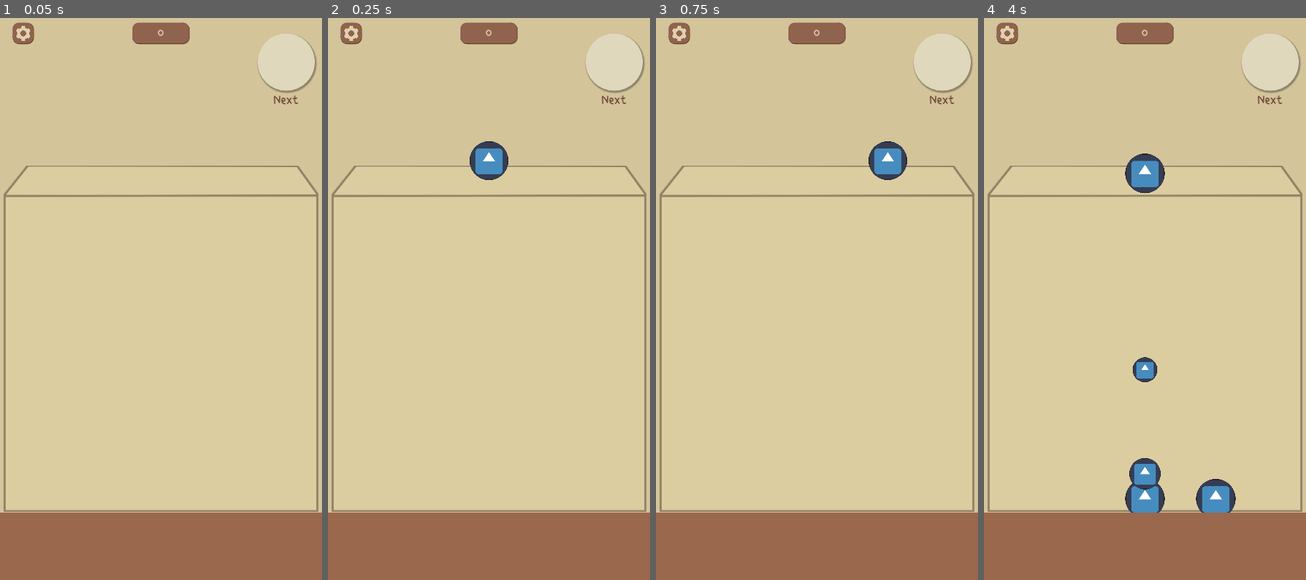
Above: before the commit, frames 1-4 (left to right).
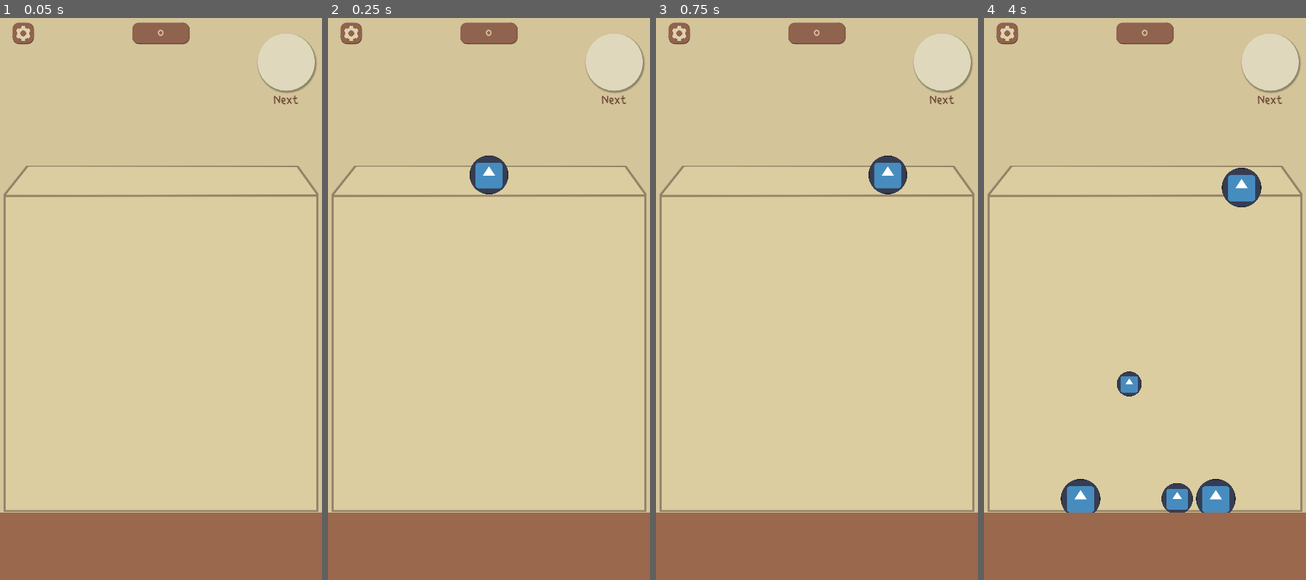
Above: after the commit, the same moments.

Repository: jaajCorp/siuuuka-game
Game: Godot game, scene res://scenes/Game/GameUI.tscn
Two runs of this game, one before a commit and one after it. Both use one fixed random seed, a clock stepped at 60 frames per second and the inputs below. This scene is started directly instead of the project's main scene. The engine's default icon, where the game draws it, is replaced by a stand-in: a white triangle on a blue panel in a dark square.
Inputs (mouse positions are in pixels of both pictures, inside the frame that each line leads up to):
- Up to frame 1 (0.05 s): no input
- Up to frame 2 (0.25 s): no input
- Up to frame 3 (0.75 s): move the mouse to (887, 265) at 0.52 s; click (887, 265) at 0.67 s
- Up to frame 4 (4 s): move the mouse to (1080, 321) at 1.27 s; click (1080, 321) at 1.42 s; move the mouse to (1177, 169) at 2.02 s; click (1177, 169) at 2.17 s; move the mouse to (1128, 405) at 2.77 s; click (1128, 405) at 2.92 s; move the mouse to (1241, 377) at 3.52 s; click (1241, 377) at 3.67 s

Frame 1 is identical in both runs. In frame 2, 0.8% of the frame differs, in the area x 44-56%, y 21-32%; in frame 3, 0.8%; in frame 4, 3.8%, in the area x 23-87%, y 24-89%.
Error in both runs: Invalid call. Nonexistent function 'get_level_texture' in base 'Nil'. (res://scenes/Ball/ball.gd:131)

Commit message:
feat: Added game over logic

Diff:
--- a/scenes/Ball/ball.gd
+++ b/scenes/Ball/ball.gd
@@ -45,6 +45,7 @@
 const PACKED_SCENE = preload("res://scenes/Ball/Ball.tscn")
 
 var is_merged: bool = false
+var is_outside: bool = false
 
 # Called when the node enters the scene tree for the first time.
 func _ready() -> void:
@@ -55,7 +56,6 @@
 	contact_monitor = true
 	max_contacts_reported = 8
 	body_shape_entered.connect(_on_body_shape_entered)
-	freeze_mode = FreezeMode.FREEZE_MODE_STATIC
 
 	ambient_audio_timer.wait_time = frequency_secs
 	ambient_audio_timer.connect("timeout", _on_ambient_timer_timeout)
--- a/scenes/Game/GameCore.tscn
+++ b/scenes/Game/GameCore.tscn
@@ -18,3 +18,6 @@
 [node name="Spawn" type="Marker2D" parent="."]
 position = Vector2(320, 80)
 gizmo_extents = 32.0
+
+[node name="GameEndTimer" type="Timer" parent="."]
+wait_time = 0.4
--- a/scenes/Game/GameUI.tscn
+++ b/scenes/Game/GameUI.tscn
@@ -167,7 +167,7 @@
 metadata/_edit_lock_ = true
 
 [node name="Spawn" parent="VBoxContainer/Center/AspectRatioContainer/JarTexture/VBoxContainer/JarInside/GameCore" index="2"]
-position = Vector2(360, -80.7043)
+position = Vector2(360, -48.2887)
 
 [node name="Ground" type="ColorRect" parent="VBoxContainer"]
 custom_minimum_size = Vector2(0, 128)
@@ -186,5 +186,14 @@
 expand_mode = 2
 stretch_mode = 6
 script = ExtResource("6_alc1o")
+metadata/_edit_lock_ = true
+
+[node name="GameOverDialog" type="AcceptDialog" parent="."]
+title = "Game over!"
+initial_position = 2
+size = Vector2i(367, 100)
+ok_button_text = "Restart"
+dialog_text = "T'as perdu ma gueule (ratio)"
+dialog_close_on_escape = false
 
 [editable path="VBoxContainer/Center/AspectRatioContainer/JarTexture/VBoxContainer/JarInside/GameCore"]
--- a/scripts/logic/game_logic.gd
+++ b/scripts/logic/game_logic.gd
@@ -1,8 +1,12 @@
 extends Node2D
+
+signal game_over
 
 @export var spawn_level: Marker2D
 @export var balls_container: Node2D
 @export var score_label: Label
+
+@onready var game_end_timer := $GameEndTimer
 
 const BALL_SCENE := preload("res://scenes/Ball/Ball.tscn")
 
@@ -15,21 +19,25 @@
 
 # Called when the node enters the scene tree for the first time.
 func _ready() -> void:
+	game_end_timer.connect("timeout", check_game_end)
+	game_end_timer.start()
+
 	spawn_ball()
-
 
 func _input(event: InputEvent) -> void:
 	if not current_ball: return
-	if event is InputEventMouseButton:
-		if event.button_index == MOUSE_BUTTON_LEFT and not event.pressed:
-			if current_ball:
-				current_ball.freeze = false
-				current_ball = null
-				await get_tree().create_timer(0.6).timeout
-				spawn_ball()
-	elif event is InputEventMouseMotion:
+	if event is InputEventMouse:
 		var local_mouse_pos: Vector2 = (event.global_position - global_position) / scale
 		current_ball.position.x = clamp(local_mouse_pos.x, current_ball.get_radius(), get_width() - current_ball.get_radius())
+		if event is InputEventMouseButton:
+			if event.button_index == MOUSE_BUTTON_LEFT and not event.pressed:
+				if current_ball:
+					current_ball.freeze = false
+					current_ball.collision.disabled = false
+					current_ball = null
+					await get_tree().create_timer(0.4).timeout
+					spawn_ball()
+
 
 
 func _on_ball_merge(new_ball: Ball):
@@ -42,7 +50,34 @@
 	balls_container.add_child(current_ball)
 	current_ball.level = randi() % 3
 	current_ball.freeze = true
+	current_ball.collision.disabled = true
 	current_ball.connect("merged", _on_ball_merge)
+
+func check_game_end():
+	var min_y := spawn_level.position.y
+	for ball: Ball in balls_container.get_children():
+		if (ball.position.y - ball.get_radius()) < min_y and not ball.freeze:
+			if ball.is_outside:
+				if current_ball:
+					current_ball.queue_free()
+					current_ball = null
+				print("u ded")
+				game_end_timer.stop()
+				emit_signal("game_over")
+			else:
+				ball.is_outside = true
+		else:
+			ball.is_outside = false
+
+func reset():
+	score = 0
+	if current_ball:
+		current_ball.queue_free()
+	for child in balls_container.get_children():
+		child.queue_free()
+
+	game_end_timer.start()
+	spawn_ball()
 
 func get_width() -> int:
 	return ProjectSettings.get_setting("display/window/size/viewport_width", 720)
--- a/scripts/logic/game_ui.gd
+++ b/scripts/logic/game_ui.gd
@@ -2,6 +2,9 @@
 
 @export var pause_button: Button
 @export var background: ResponsiveTextureRect
+
+@onready var game_core := $VBoxContainer/Center/AspectRatioContainer/JarTexture/VBoxContainer/JarInside/GameCore
+@onready var game_over_dialog := $GameOverDialog
 
 # Called when the node enters the scene tree for the first time.
 func _ready() -> void:
@@ -10,6 +13,19 @@
 	background.landscape_texture = GameSettings.current_pack.background_landscape
 	background.queue_redraw()
 
+	game_core.connect("game_over", _on_game_over)
+	game_over_dialog.connect("confirmed", _on_dialog_confirmed)
+	game_over_dialog.connect("canceled", _on_dialog_canceled)
+
+
+func _on_game_over():
+	game_over_dialog.visible = true
+
+func _on_dialog_confirmed():
+	game_core.reset()
+
+func _on_dialog_canceled():
+	get_tree().change_scene_to_file("res://scenes/ui/Home.tscn")
 
 # Called every frame. 'delta' is the elapsed time since the previous frame.
 func _process(delta: float) -> void:
